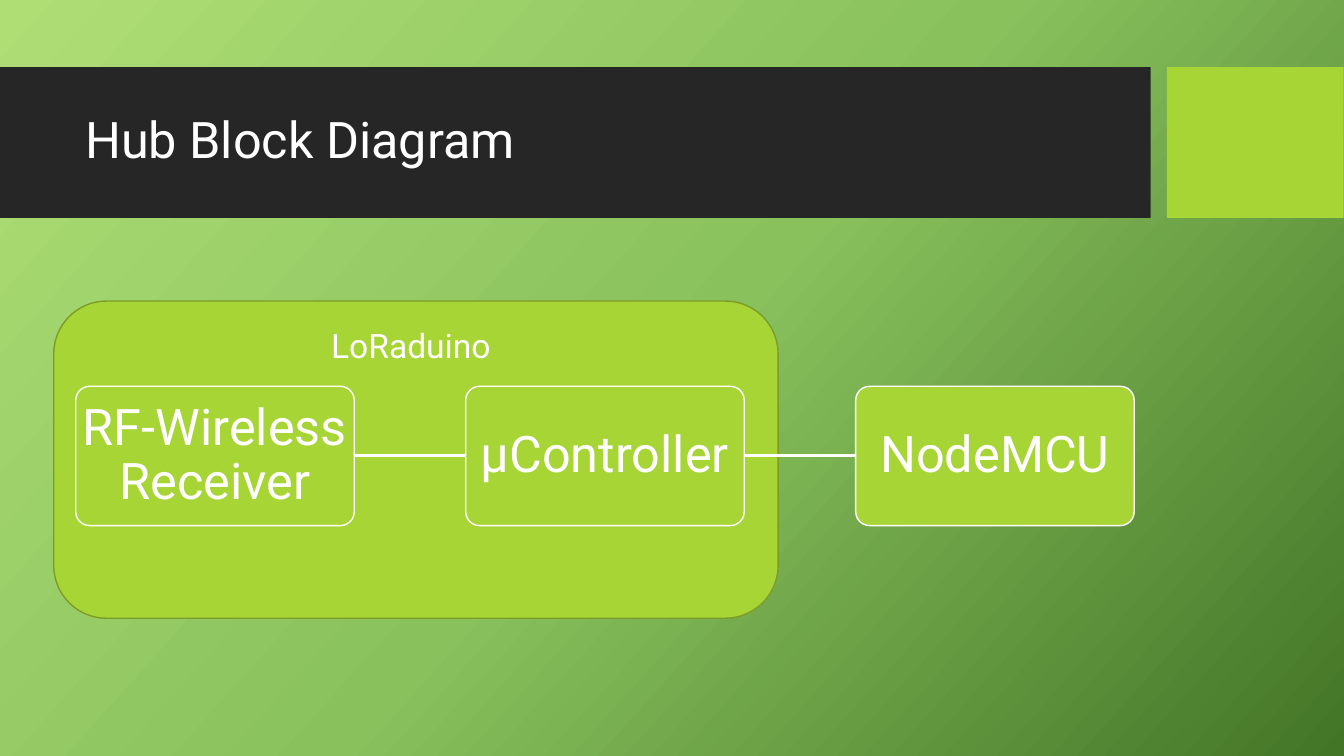
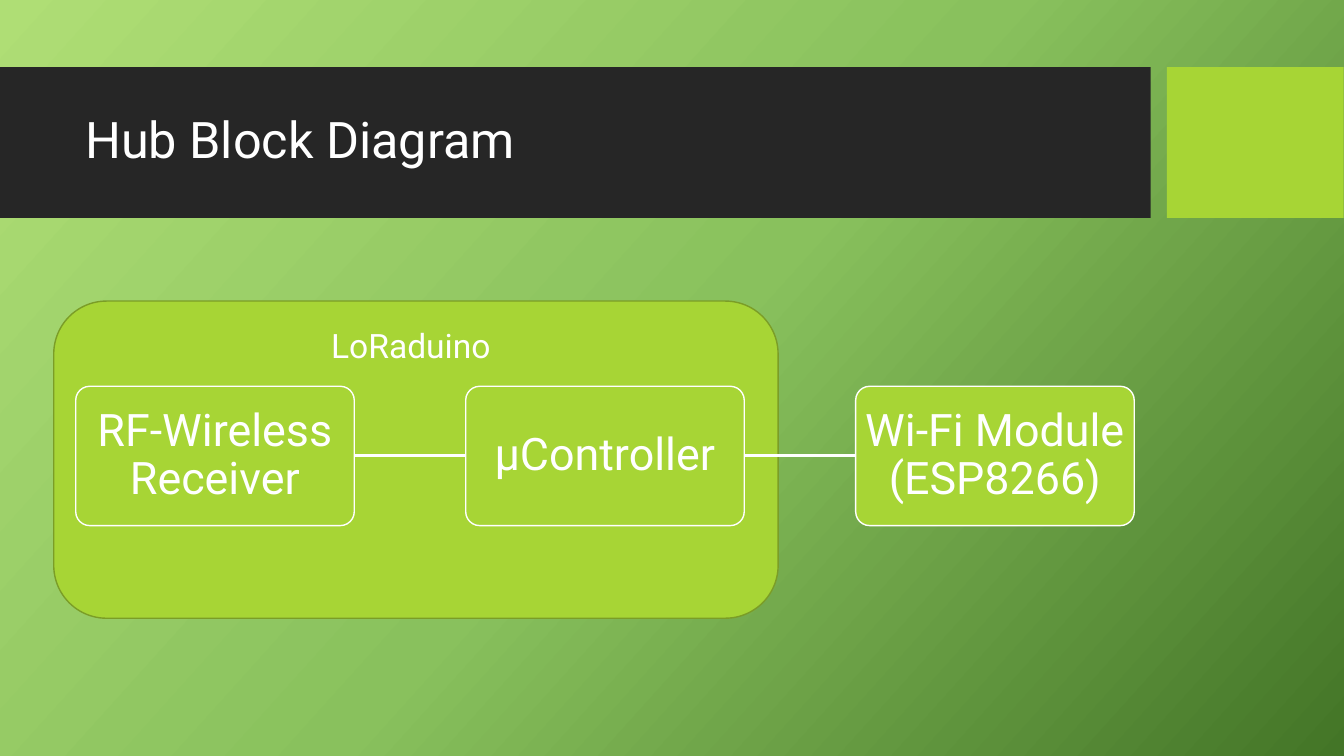
Before and after one commit to Haz-IQ/Precise-Agriculture, a slide deck: slide 10 of Presentation PA.pptx. Drawn at 1344x756 pixels with LibreOffice and Linux fonts; fonts in the diff are those of the drawing; background and template pictures are left out. Boxes give left, top, right and bottom in pixels: in the first picture for what was removed or moved away, otherwise in the second. Text is boxed around its words. In the diff, an @@ line names an element or a change of style, - is before the commit and + after.

```diff
--- a/Presentation PA.pptx
+++ b/Presentation PA.pptx
@@ text "RF-Wireless Receiver" at [97, 412, 332, 495]: size 36 to 32 pt; less space between paragraphs @@
@@ text "µController" at [495, 436, 715, 479]: size 36 to 32 pt; less space between paragraphs @@
@@ text at [865, 412, 1124, 504]: text changed; size 36 to 32 pt @@
-NodeMCU
+Wi-Fi Module (ESP8266)
```
Also in this commit, not shown: 4 other slides changed, 1 slide added, 2 slides removed.
